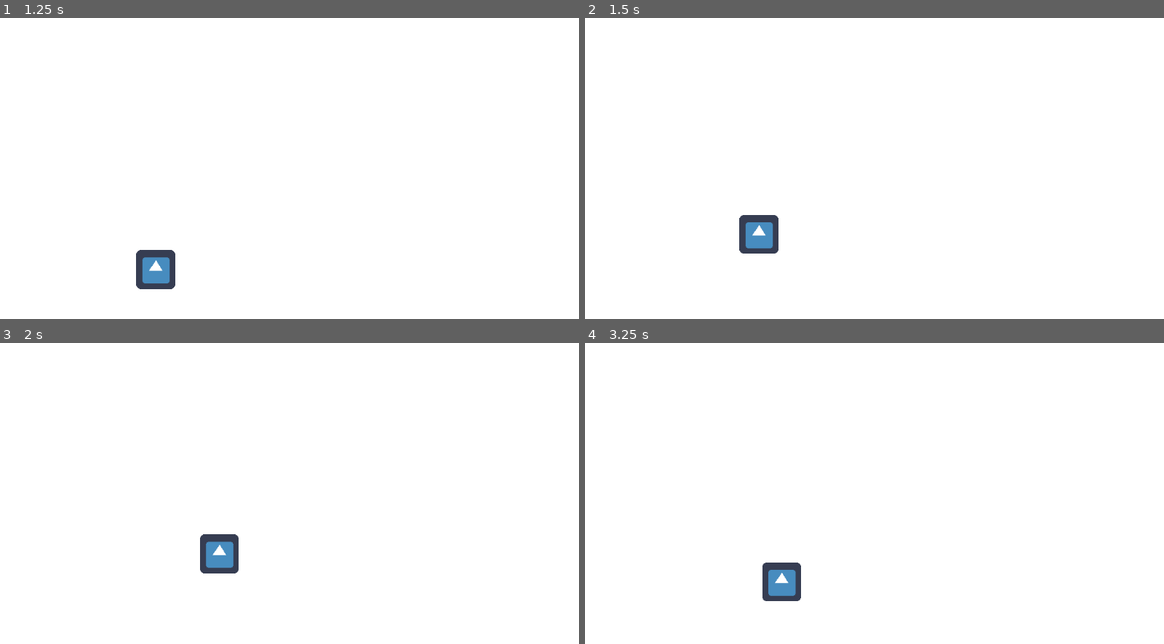
Above: before the commit, frames 1-4 (two rows, left to right).
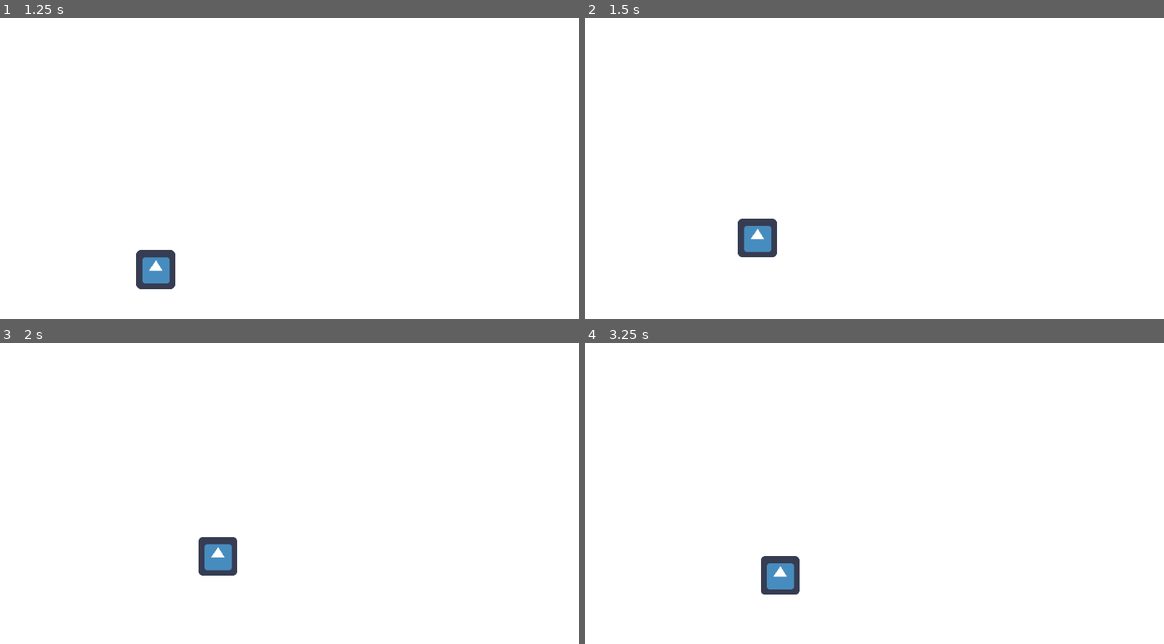
Above: after the commit, the same moments.

Repository: neverix/axolotl-galaxy
Game: Godot game, scene res://scenes/menu.tscn
Two runs of this game, one before a commit and one after it. Both use one fixed random seed, a clock stepped at 60 frames per second and the inputs below. The engine's default icon, where the game draws it, is replaced by a stand-in: a white triangle on a blue panel in a dark square.
Inputs:
- Up to frame 1 (1.25 s): click "play" at 0.5 s
- Up to frame 2 (1.5 s): tap Enter at 1.25 s; hold D (right) from 1.28 s (still down); tap Space (jump) at 1.35 s
- Up to frame 3 (2 s): keep holding D (right); tap Space (jump) at 1.52, 1.82 s
- Up to frame 4 (3.25 s): release D (right) at 2.03 s; hold A (left) 2.03-2.78 s; tap Space (jump) at 2.1, 2.27, 2.57, 2.85 s; hold D (right) from 2.78 s (still down)

Frame 1 is identical in both runs. In frame 2, 0.4% of the frame differs, in the area x 26-34%, y 65-80%; in frame 3, 0.4%; in frame 4, 0.6%, in the area x 30-38%, y 70-86%.

Commit message:
разделил управление

Diff:
--- a/levels/test.tscn
+++ b/levels/test.tscn
@@ -13,5 +13,12 @@
 [node name="CollisionShape2D" type="CollisionShape2D" parent="StaticBody2D"]
 shape = SubResource( 1 )
 
+[node name="StaticBody2D2" type="StaticBody2D" parent="."]
+position = Vector2( 699.233, 431.239 )
+rotation = -1.45092
+
+[node name="CollisionShape2D" type="CollisionShape2D" parent="StaticBody2D2"]
+shape = SubResource( 1 )
+
 [node name="player" parent="." instance=ExtResource( 1 )]
 position = Vector2( 258.726, 284.852 )
--- a/scripts/player.gd
+++ b/scripts/player.gd
@@ -12,6 +12,20 @@
 var can_jump = false
 var jump_time = 0.0
 export var max_jump_time = 1.0
+
+var jumping = false
+var left = false
+var right = false
+var acceleration = false
+var just_jumped = false
+
+func _process(delta):
+	var prev_jumping = jumping
+	jumping = Input.is_action_pressed ("jump")
+	just_jumped = jumping and not prev_jumping
+	acceleration = Input.is_action_pressed ("acceleration")
+	right = Input.is_action_pressed ("right")
+	left = Input.is_action_pressed ("left")
 
 func _physics_process(delta):
 	move_and_collide(velocity)
@@ -28,10 +42,10 @@
 		else:
 			velocity += gravity_acceleration
 		on_ground = false
-	if Input.is_action_pressed ("jump"):
+	if jumping:
 		if on_ground:
 			can_jump = true
-			if Input.is_action_just_pressed ("jump"):
+			if just_jumped:
 				jump ()
 		if can_jump:
 			jump_time += delta
@@ -40,13 +54,13 @@
 			jump_time = 0
 	else:
 		can_jump = false
-	if Input.is_action_pressed ("acceleration"):# and on_ground:
+	if acceleration:# and on_ground:
 		fast = true
 	else:
 		fast = false
-	if Input.is_action_pressed ("right"):
+	if right:
 		right ()
-	elif Input.is_action_pressed ("left"):
+	elif left:
 		left ()
 	else:
 		velocity.x = 0
